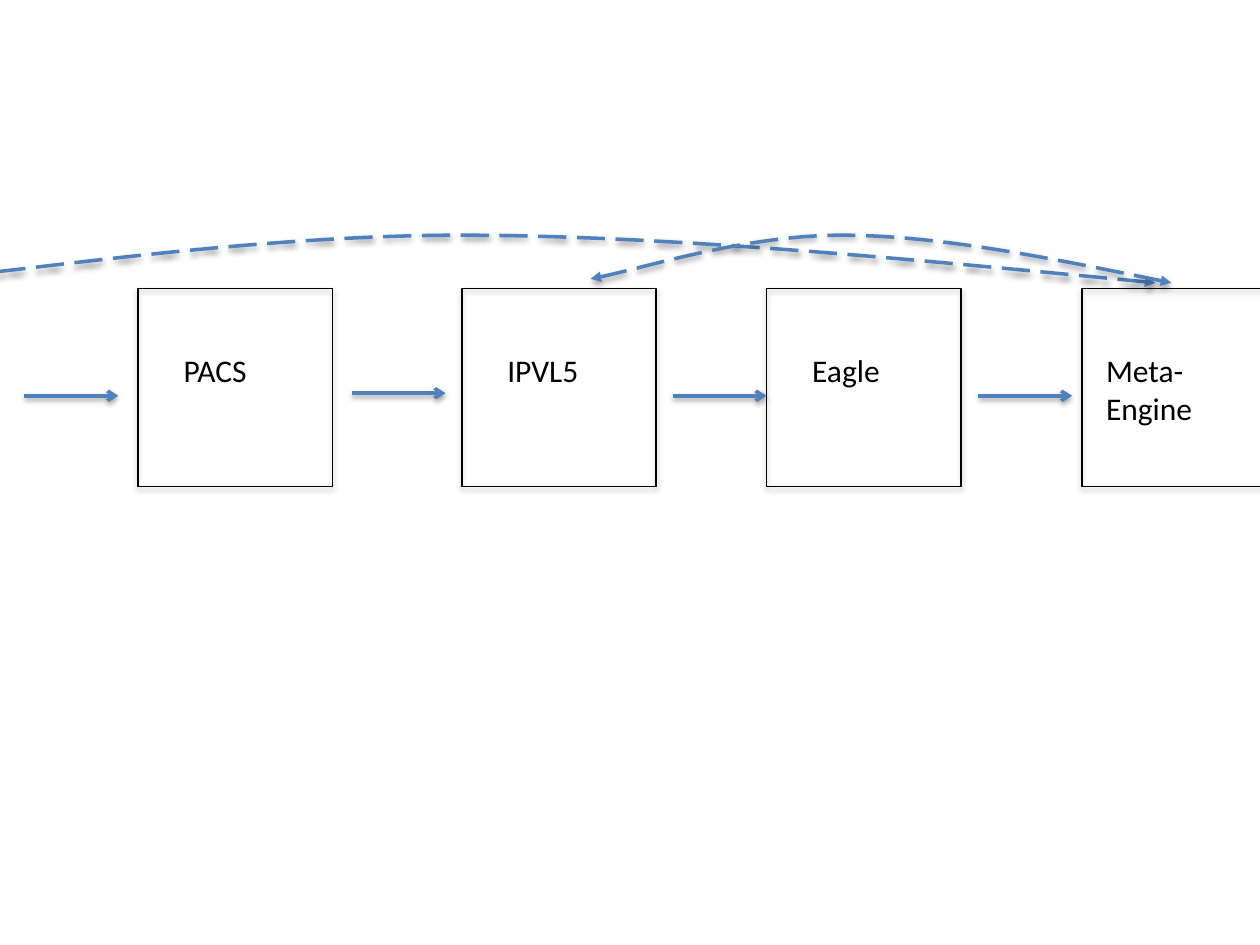
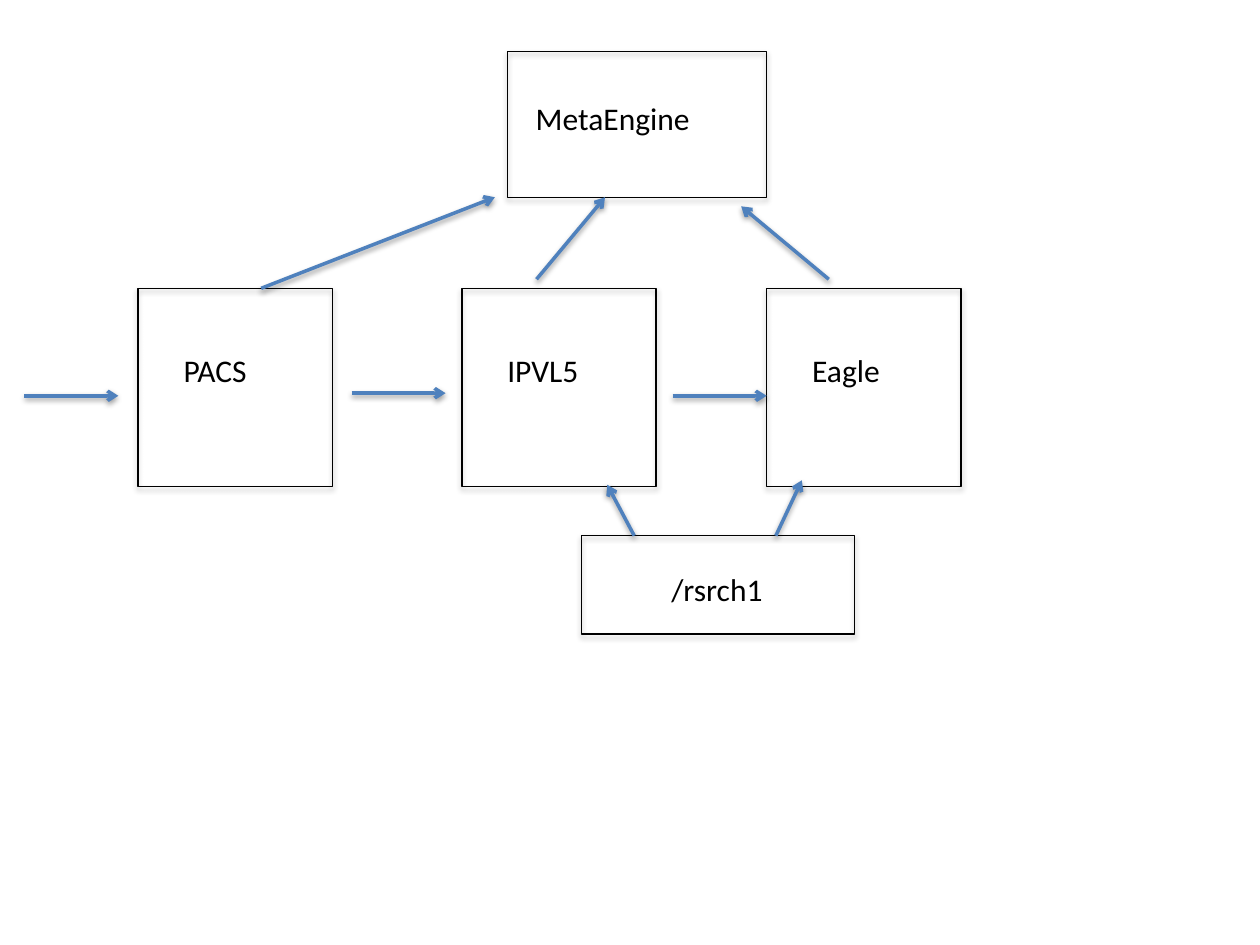
Before and after one commit to ImageGuidedTherapyLab/MelanomaImageFeatures, a slide deck: slide 1 of figures.pptx. Drawn at 1260x945 pixels with LibreOffice and Linux fonts; fonts in the diff are those of the drawing. Boxes give left, top, right and bottom in pixels: in the first picture for what was removed or moved away, otherwise in the second. Text is boxed around its words. In the diff, an @@ line names an element or a change of style, - is before the commit and + after.

```diff
--- a/figures.pptx
+++ b/figures.pptx
@@ rectangle: place and size @@
-rectangle at (1082,289,1260,486)
+rectangle at (508,52,766,198)
@@ text added at (536,108,690,136), 18 pt, text #000000 @@
+MetaEngine
@@ arrow added from (261, 289) to (495, 198), #4F81BD 2 pt @@
@@ arrow added from (537, 280) to (605, 198), #4F81BD 2 pt @@
@@ arrow added from (829, 280) to (741, 207), #4F81BD 2 pt @@
@@ freeform shape removed at (0,236,1155,284) @@
@@ freeform shape removed at (591,236,1172,284) @@
@@ text removed at (1106,361,1192,426) @@
-Meta- Engine
@@ arrow removed from (978, 396) to (1072, 396) @@
@@ arrow added from (634, 536) to (607, 485), #4F81BD 2 pt @@
@@ arrow added from (776, 536) to (801, 480), #4F81BD 2 pt @@
@@ rectangle added at (582,536,856,634), outline #000000 0.75 pt @@
@@ text added at (671,579,762,603), 18 pt, text #000000 @@
+/rsrch1
```
Also in this commit, not shown: 1 other file.
